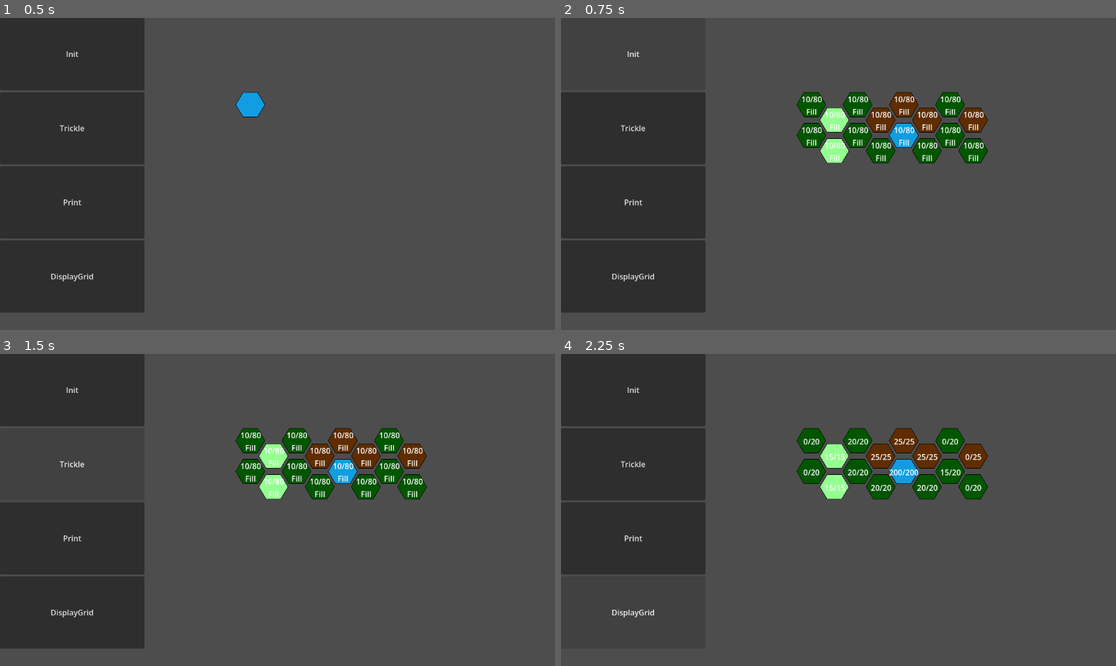
Above: before the commit, frames 1-4 (two rows, left to right).
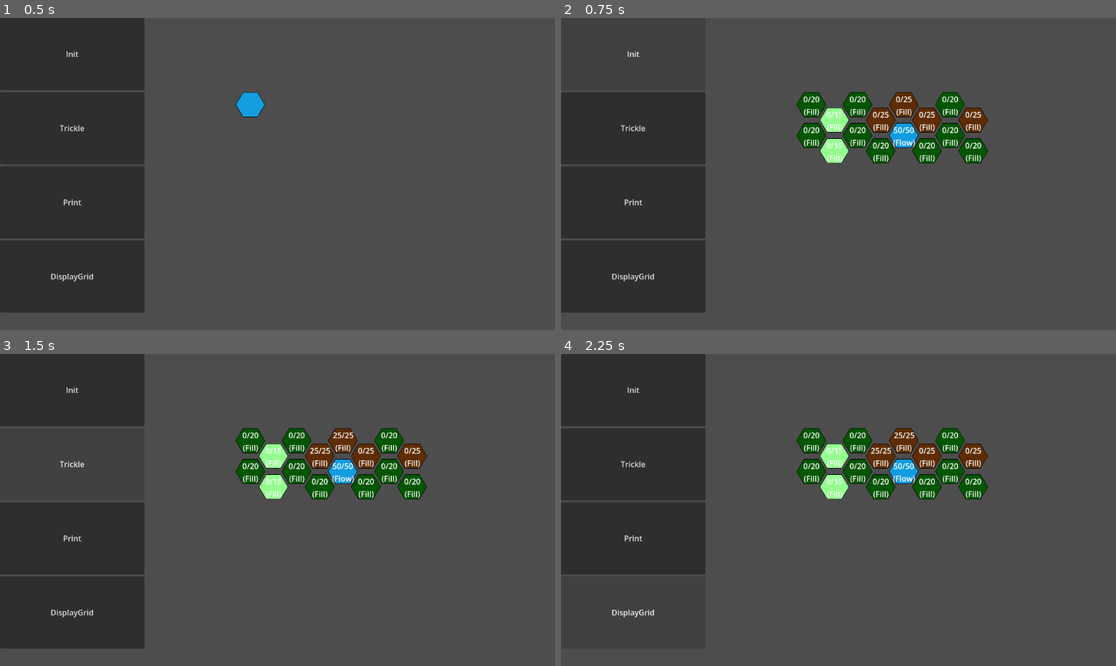
Above: after the commit, the same moments.

Repository: W4ldschr31n/bearnondation
Game: Godot game, scene res://scenes/level_nicolas.tscn
Two runs of this game, one before a commit and one after it. Both use one fixed random seed, a clock stepped at 60 frames per second and the inputs below.
Inputs:
- Up to frame 1 (0.5 s): no input
- Up to frame 2 (0.75 s): click "Init" at 0.5 s
- Up to frame 3 (1.5 s): click "Trickle" at 1.25 s
- Up to frame 4 (2.25 s): click "DisplayGrid" at 2 s

Frame 1 is identical in both runs. In frame 2, 1.0% of the frame differs, in the area x 43-77%, y 25-47%; in frame 3, 1.0%; in frame 4, 1.9%, in the area x 43-76%, y 25-47%.

Commit message:
[FIX] overflow

Diff:
--- a/scripts/board_viewer.gd
+++ b/scripts/board_viewer.gd
@@ -39,6 +39,8 @@
 			tile_infos[tile.x][tile.y] = new_widget
 		is_odd_row = not is_odd_row
 
+	_on_display_grid_button_pressed()
+
 
 func _on_init_button_pressed() -> void:
 	simulation._init_board_8x4()
@@ -51,6 +53,7 @@
 
 func _on_process_button_pressed() -> void:
 	simulation.process_board()
+	_on_display_grid_button_pressed()
 
 
 func _on_display_grid_button_pressed() -> void:
--- a/scripts/simulation.gd
+++ b/scripts/simulation.gd
@@ -5,6 +5,12 @@
 var sources : Array
 var width: int
 var height: int
+
+# per run variables
+var tiles_to_check: Array
+var tiles_visited: Array
+var lowest_height: int
+var flow_to_unload: int
 
 # Called when the node enters the scene tree for the first time.
 func _ready() -> void:
@@ -18,7 +24,7 @@
 		[
 			Tile.NewForest(), Tile.NewForest(), Tile.NewMountain(), Tile.NewForest(),
 				Tile.NewHill(), Tile.NewMountain(), Tile.NewMountain(), Tile.NewMountain(),
-			Tile.NewForest(), Tile.NewForest(), Tile.NewSource(200), Tile.NewForest(),
+			Tile.NewForest(), Tile.NewForest(), Tile.NewSource(50), Tile.NewForest(),
 				Tile.NewHill(), Tile.NewForest(), Tile.NewForest(), Tile.NewForest(),
 		],
 		# Width
@@ -111,40 +117,27 @@
 	print("\nIndex")
 	print_tiles_index()
 
+func foreach_tile(callback: Callable, filter: Callable):
+	var is_odd_row = false
+	for y in height:
+		for x in range(1 if is_odd_row else 0, width, 2):
+			var tile = get_tile(x, y)
+			if(filter.call(tile)):
+				callback.call(tile)
+		is_odd_row = not is_odd_row
 
 func trickle_down(source: Tile):
-	var flow_to_unload = source.current_flow
+	if (flow_to_unload==0):
+		return
+	print("Tile ", source.x, ";", source.y, " has ", flow_to_unload, " to unload")
+	flow_to_unload = source.send_flow(flow_to_unload)
+
 	var source_neighbours = get_tile_neighbours(source)
-	source_neighbours.reverse()
-	var tiles_to_check = []
 	for n in source_neighbours:
 		var neighbour = get_tile(n[0], n[1])
-		if(neighbour.height == source.height-1 && neighbour.current_flow < neighbour.max_flow):
-			tiles_to_check.push_front(n)
-	var checked_tiles = [[source.x, source.y]]
-	while(flow_to_unload>0 and tiles_to_check.size()>0):
-		print(flow_to_unload)
-		var t_coordinates = tiles_to_check.pop_front()
-		var tile : Tile = tiles[t_coordinates[0]][t_coordinates[1]]
-		checked_tiles.push_back([tile.x, tile.y])
-		var unloadable_flow: int = min(flow_to_unload, tile.max_flow - tile.current_flow)
-		tile.current_flow += unloadable_flow
-		flow_to_unload -= unloadable_flow
-		var new_neighbours = get_tile_neighbours(tile)
-		# Neighbours must be added in reverse order
-		new_neighbours.reverse()
-		for n in new_neighbours:
-			var neighbour = get_tile(n[0], n[1])
-			if(
-				# Avoid duplicate checks
-				!checked_tiles.has(n) && !tiles_to_check.has(n)
-				# Only check if available
-			 	&& neighbour.height==tile.height-1 && neighbour.current_flow<neighbour.max_flow
-			):
-				tiles_to_check.push_front(n)
+		if(neighbour.height == source.height-1 || neighbour.height == lowest_height && !neighbour.is_flowing()):
+			trickle_down(neighbour)
 
-	if(flow_to_unload>0):
-		print("WATER OVERFLOW : ", flow_to_unload)
 
 func get_tile(x, y) -> Tile:
 	return tiles[x][y]
@@ -176,10 +169,22 @@
 
 func process_sources():
 	for coordinates in sources:
+		lowest_height = 0
 		var source : Tile = tiles[coordinates[0]][coordinates[1]]
-		trickle_down(source)
+		flow_to_unload = source.current_flow
+		while flow_to_unload > 0 and lowest_height < source.height:
+			tiles_visited = []
+			tiles_to_check = []
+			trickle_down(source)
+			lowest_height += 1
+			print("Remaining flow : ", flow_to_unload)
+		print("Overflow : ", flow_to_unload)
+
+func reset_flow():
+	foreach_tile(func (tile: Tile): tile.current_flow = 0, func (tile: Tile): return not tile.is_source)
 
 func process_board():
+	reset_flow()
 	process_sources()
 
 func _on_step_timer_timeout() -> void:
--- a/scripts/tile.gd
+++ b/scripts/tile.gd
@@ -32,10 +32,11 @@
 func send_flow(amount : int) -> int:
 	if(!is_filled()):
 		var fill_qty = min(max_filling - current_filling, amount)
+		current_filling += fill_qty
 		amount -= fill_qty
 	elif(!is_flowing()):
 		var flow_qty = min(max_flow - current_flow, amount)
-		amount -= flow_qty
+		current_flow += flow_qty
 	return amount
 
 static func NewLand():
--- a/scripts/tile_info.gd
+++ b/scripts/tile_info.gd
@@ -5,4 +5,7 @@
 
 
 func display_tile(tile: Tile):
-	label.text = str(tile.current_flow) + "/" + str(tile.max_flow)
+	if tile.current_flow==0:
+		label.text = str(tile.current_filling) + "/" + str(tile.max_filling) + "\n(Fill)"
+	else:
+		label.text = str(tile.current_flow) + "/" + str(tile.max_flow) + "\n(Flow)"
